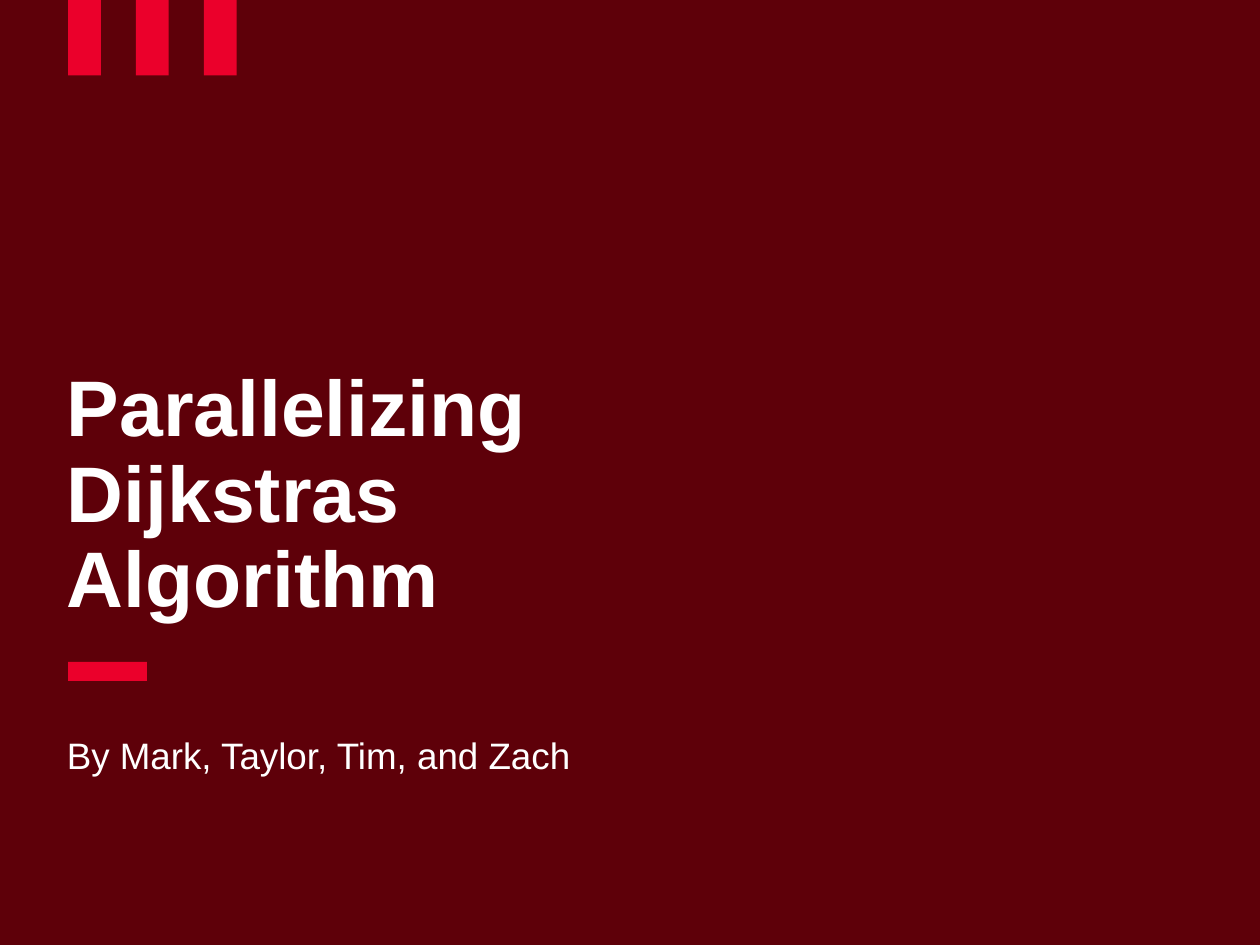
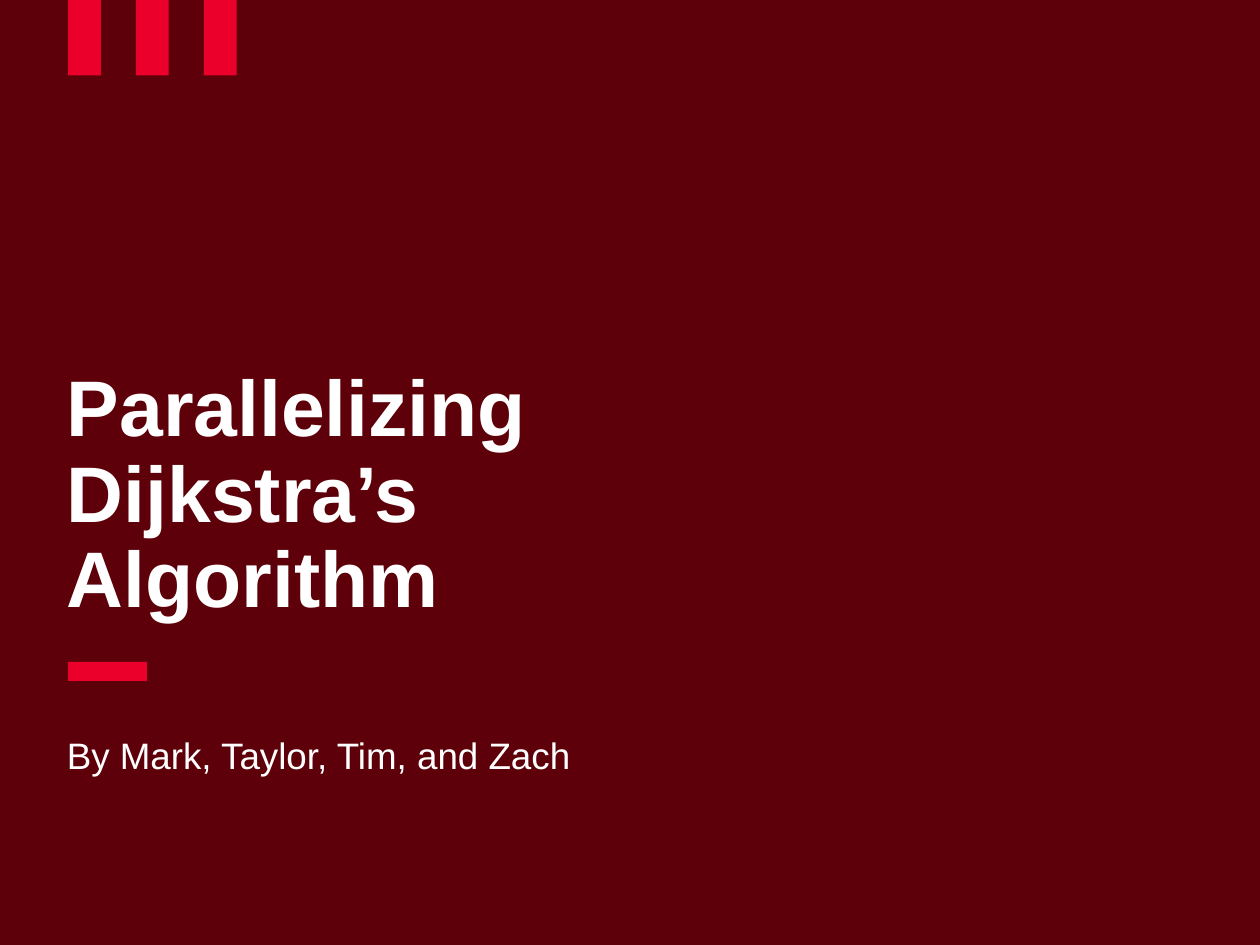
Before and after one commit to MarkRMahan/CSC-338-Group-Project, a slide deck: slide 1 of Parallelizing Dijkstras Algorithm.pptx. Drawn at 1260x945 pixels with LibreOffice and Linux fonts; fonts in the diff are those of the drawing; background and template pictures are left out. Boxes give left, top, right and bottom in pixels: in the first picture for what was removed or moved away, otherwise in the second. Text is boxed around its words. In the diff, an @@ line names an element or a change of style, - is before the commit and + after.

```diff
--- a/Parallelizing Dijkstras Algorithm.pptx
+++ b/Parallelizing Dijkstras Algorithm.pptx
@@ title at box(67, 379, 526, 622): text changed @@
-Parallelizing Dijkstras Algorithm
+Parallelizing Dijkstra’s Algorithm
```
Also in this commit, not shown: 5 other slides changed, 1 slide added.
